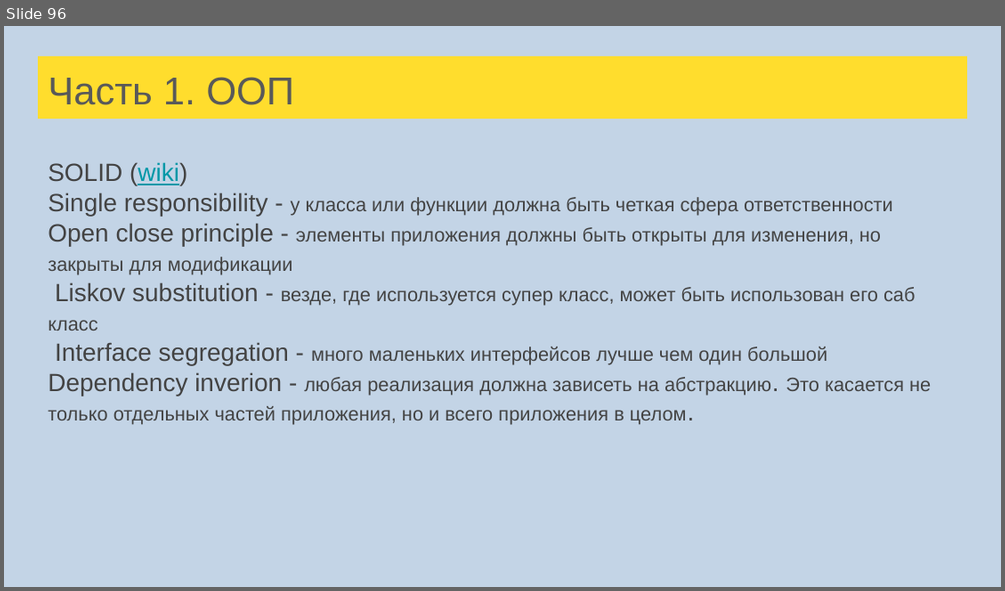
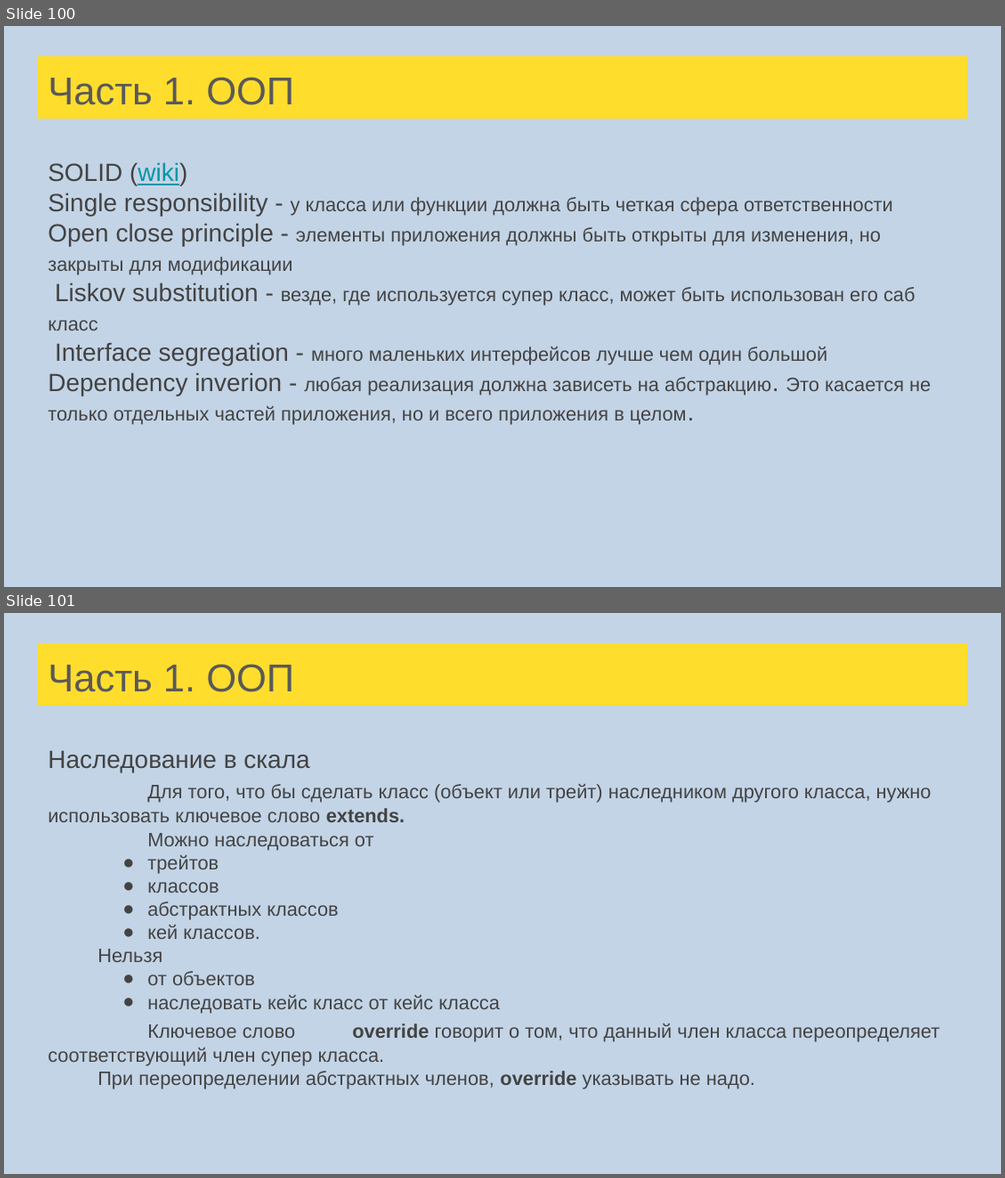
Before and after one commit to sergeypopov83/scala-school, a slide deck: src/main/resources/Лекции Scala для FinTech.pptx. Shown one above the other, each under a label of ours: slide 96 before the commit, slides 100 and 101 after it. The pictures are 1005x591 and 1005x1178 pixels, drawn with LibreOffice and Linux fonts; fonts in the diff are those of the drawing. Boxes give left, top, right and bottom in pixels: in the first picture for what was removed or moved away, otherwise in the second. Text is boxed around its words. In the diff, an @@ line names an element or a change of style, - is before the commit and + after.

```diff
--- a/src/main/resources/Лекции Scala для FinTech.pptx
+++ b/src/main/resources/Лекции Scala для FinTech.pptx
@@ slide 101 added at (x1=4, y1=613, x2=1001, y2=1174), background #C3D4E6 @@
@@ title added at (x1=38, y1=643, x2=967, y2=706), fill #FFDD2D, 28 pt, text #595959 @@
+Часть 1. ООП
@@ text added at (x1=48, y1=750, x2=939, y2=1089), 14 pt, text #434343 @@
+Наследование в скала
+Для того, что бы сделать класс (объект или трейт) наследником другого класса, нужно использовать ключевое слово extends.
+Можно наследоваться от
+● трейтов
+● классов
+● абстрактных классов
+● кей классов.
+Нельзя
+● от объектов
+● наследовать кейс класс от кейс класса
+Ключевое слово override говорит о том, что данный член класса переопределяет соответствующий член супер класса.
+При переопределении абстрактных членов, override указывать не надо.
@@ what was slide 96 is now slide 100 @@
```
Also in this commit, not shown: 5 slides changed, 16 other slides added, 1 slide removed, 16 other files.
